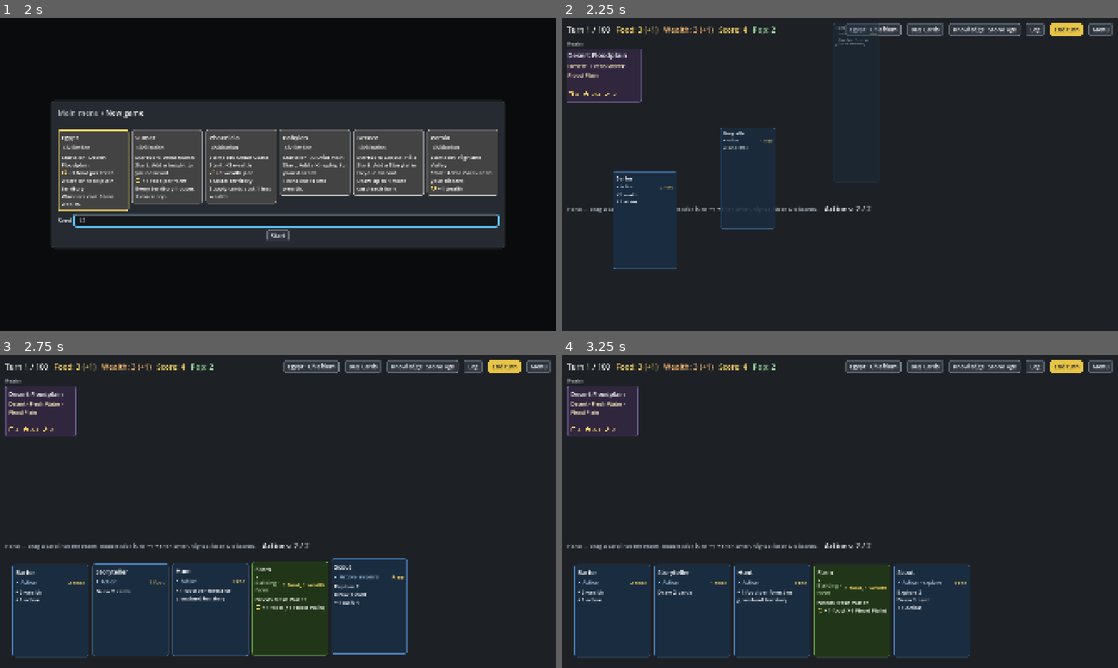
Above: before the commit, frames 1-4 (two rows, left to right).
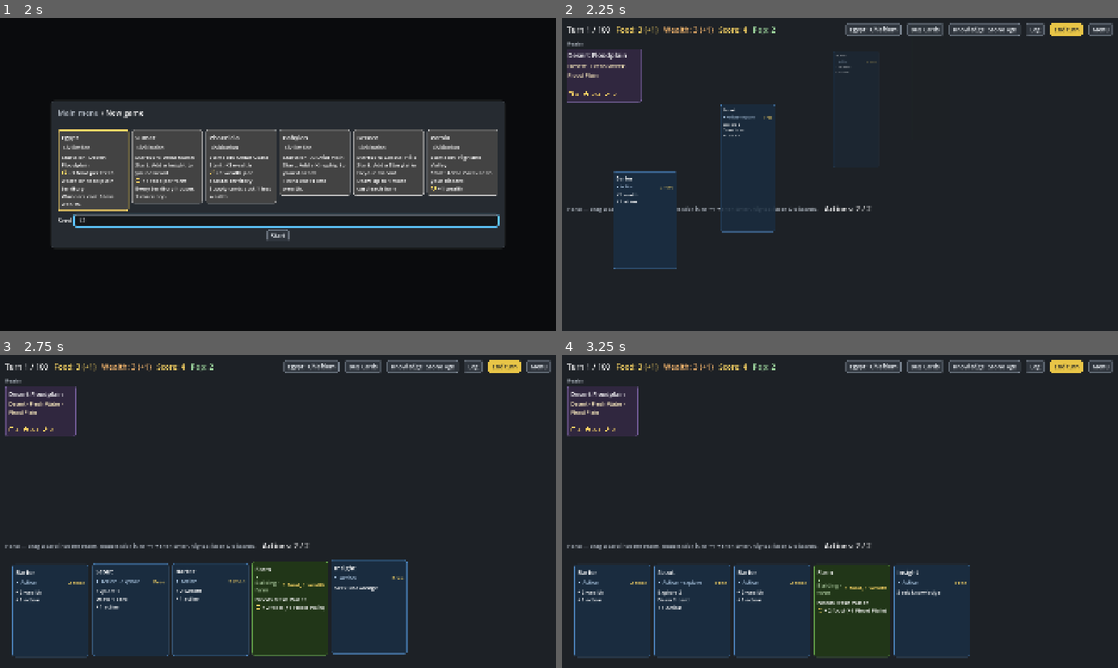
Above: after the commit, the same moments.

Repository: r888888888/4x-card-game
Game: Godot game, scene res://ui/main.tscn
Two runs of this game, one before a commit and one after it. Both use one fixed random seed, a clock stepped at 60 frames per second and the inputs below.
Inputs (mouse positions are in pixels of both pictures, inside the frame that each line leads up to):
- Up to frame 1 (2 s): click "New game" at 0.5 s; click (283, 221) at 1.27 s; type "12" at 1.35 s
- Up to frame 2 (2.25 s): click "Start" at 2 s
- Up to frame 3 (2.75 s): no input
- Up to frame 4 (3.25 s): tap Enter (ui_accept) at 2.75 s; drag from (600, 411) to (895, 442) at 2.77 s

Frame 1 is identical in both runs. In frame 2, 0.5% of the frame differs, in the area x 28-57%, y 1-69%; in frame 3, 1.1%, in the area x 16-74%, y 64-96%; in frame 4, 0.6%.

Commit message:
132: stronger Farms, no Irrigation, Mines make wealth, a Barter for a Farm
Co-Authored-By: Claude Opus 5.5 <noreply@anthropic.com>

Diff:
--- a/data/cards.json
+++ b/data/cards.json
@@ -17,14 +17,9 @@
       "id": "farm", "name": "Farm", "type": "building",
       "cost": { "food": 1, "wealth": 1 }, "vp": 0, "tags": ["farm"], "requires": ["fresh_water"],
       "effects": [
-        { "op": "gain", "resource": "food", "amount": 1, "trigger": "upkeep" },
+        { "op": "gain", "resource": "food", "amount": 2, "trigger": "upkeep" },
         { "op": "gain", "resource": "food", "amount": 1, "trigger": "upkeep", "keyword": "flood_plain" }
       ]
-    },
-    {
-      "id": "irrigation", "name": "Irrigation", "type": "building",
-      "cost": { "food": 1, "wealth": 2 }, "vp": 0, "tags": [], "requires": ["fresh_water"],
-      "effects": [ { "op": "gain_per_tag", "resource": "food", "amount": 1, "tag": "farm", "trigger": "upkeep" } ]
     },
     {
       "id": "settler", "name": "Settler", "type": "action",
@@ -130,7 +125,7 @@
       "id": "mine", "name": "Mine", "type": "building",
       "cost": { "wealth": 2 }, "vp": 0, "tags": [], "requires": ["hills", "mountain"],
       "effects": [
-        { "op": "score", "amount": 1, "trigger": "upkeep" }
+        { "op": "gain", "resource": "wealth", "amount": 1, "trigger": "upkeep" }
       ]
     },
     {
--- a/data/config.json
+++ b/data/config.json
@@ -20,13 +20,12 @@
   },
   "civilizations": ["egypt", "sumer", "phoenicia", "babylon", "greece", "persia"],
   "deck": {
-    "farm": 4,
-    "irrigation": 1,
+    "farm": 3,
     "settler": 2,
     "scout": 2,
     "lumber_camp": 2,
     "research": 2,
-    "barter": 1,
+    "barter": 2,
     "storyteller": 1,
     "hunt": 1
   },
--- a/tests/test_content.gd
+++ b/tests/test_content.gd
@@ -587,3 +587,49 @@
 					if not in_play.has(k):
 						missing.append("%s: %s" % [id, k])
 	eq(missing, [] as Array[String], "gain_per_keyword keywords no territory in play has")
+
+
+## Card ids that can reach a game: the starting deck, tableau, territory, civilizations and government, the supply,
+## the territory, event and research decks, and every card those cards' effects create or settle.
+func reachable_cards(r: Dictionary) -> Dictionary:
+	var start: Array = [r.config.starting.territory, r.config.starting.government]
+	start += r.config.starting.tableau + r.config.get("civilizations", [])
+	for key in ["deck", "supply", "territory_deck", "event_deck", "research_deck"]:
+		start += r.config.get(key, {}).keys()
+	var out := {}
+	while not start.is_empty():
+		var id: String = start.pop_back()
+		if out.has(id) or not r.cards.has(id):
+			continue
+		out[id] = true
+		for effect in r.cards[id].effects:
+			start += effect.referenced_cards()
+	return out
+
+
+## Backlog 132: removing a card from the deck can't leave its definition behind (techs past the research deck and the
+## Famine, which hunger brings, aside).
+func test_every_real_card_can_reach_a_game() -> void:
+	var r := load_real()
+	var reachable := reachable_cards(r)
+	var orphans: Array[String] = []
+	for id in r.cards:
+		if r.cards[id].type != CardDef.TECH and id != r.config.famine.get("card", "") and not reachable.has(id):
+			orphans.append(id)
+	eq(orphans, [] as Array[String], "cards nothing puts into a game")
+
+
+## Backlog 132: every tag a gain_per_tag counts is on a card that can reach a game.
+func test_every_gain_per_tag_tag_is_on_a_reachable_card() -> void:
+	var r := load_real()
+	var reachable := reachable_cards(r)
+	var tags := {}
+	for id in reachable:
+		for tag in r.cards[id].tags:
+			tags[tag] = true
+	var missing: Array[String] = []
+	for id in reachable:
+		for effect in r.cards[id].effects:
+			if effect.op == "gain_per_tag" and not tags.has(effect.get("tag")):
+				missing.append("%s: %s" % [id, effect.get("tag")])
+	eq(missing, [] as Array[String], "gain_per_tag tags no reachable card carries")
Not shown, changed: PLAN.md
Not shown, added: docs/backlog/132-farm-treadmill.md
